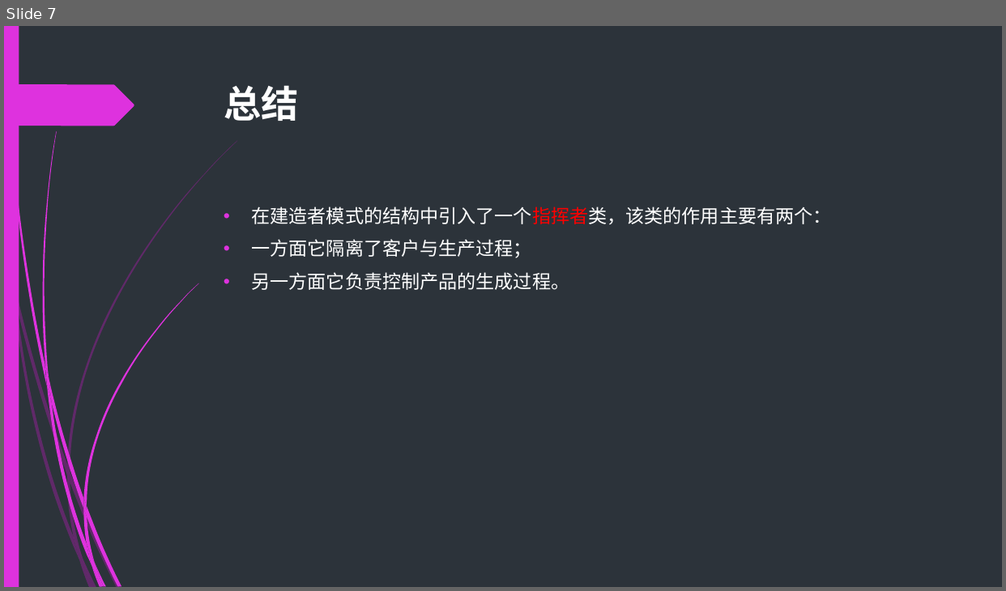
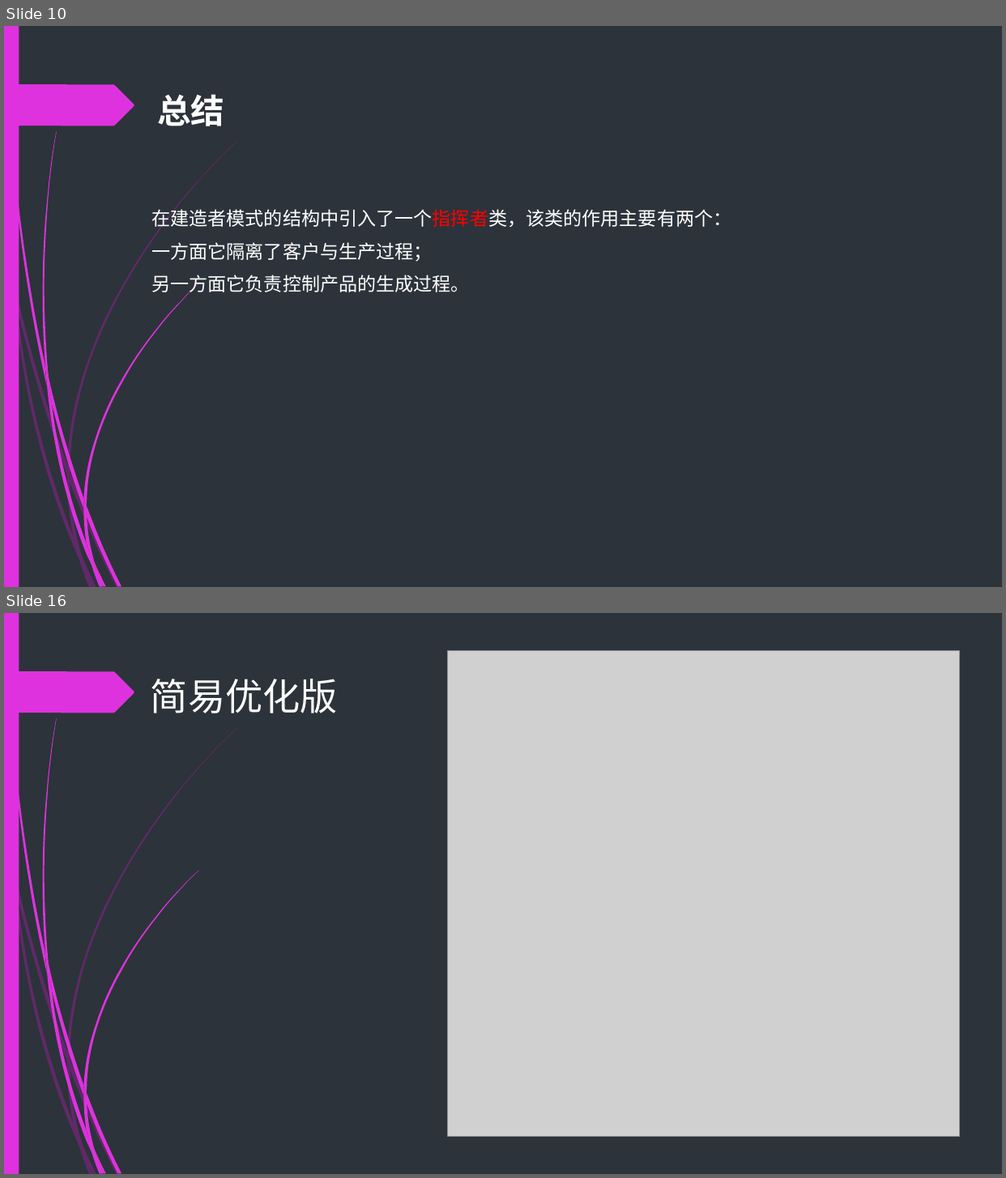
Before and after one commit to Sky8989/DataStructure_learn20190615, a slide deck: src/main/resources/建造者模式.pptx. Shown one above the other, each under a label of ours: slide 7 before the commit, slides 10 and 16 after it; the slides between them are not shown. The pictures are 1006x591 and 1006x1178 pixels, drawn with LibreOffice and Linux fonts; fonts in the diff are those of the drawing; grey boxes stand for pictures. Boxes give left, top, right and bottom in pixels: in the first picture for what was removed or moved away, otherwise in the second. Text is boxed around its words. In the diff, an @@ line names an element or a change of style, - is before the commit and + after.

```diff
--- a/src/main/resources/建造者模式.pptx
+++ b/src/main/resources/建造者模式.pptx
@@ slide 16 added at [4, 613, 1002, 1174], background #2C333A; not listed: 24 template elements that a slide beside it also shows @@
@@ picture added at [448, 650, 959, 1136] @@
@@ title added at [151, 679, 338, 713], 36 pt, text #FFFFFF @@
+简易优化版
@@ what was slide 7 is now slide 10 @@
@@ slide 10 changed as well @@
@@ title "总结": place and size @@
-title "总结" at [224, 85, 298, 121]
+title "总结" at [157, 94, 224, 126]
@@ title "总结" at [157, 94, 224, 126]: size 36 to 32.4 pt @@
@@ text "在建造者模式的结构中引入了一个指挥者类，该类的作用主要有两个：": place and size @@
-text "在建造者模式的结构中引入了一个指挥者类，该类的作用主要有两个：" at [252, 207, 832, 290]
+text "在建造者模式的结构中引入了一个指挥者类，该类的作用主要有两个：" at [151, 207, 731, 296]
@@ text "在建造者模式的结构中引入了一个指挥者类，该类的作用主要有两个：" at [151, 207, 731, 296]: bullet • to none @@
```
Also in this commit, not shown: 4 other slides changed, 11 other slides added, 8 slides removed, 32 other files.
